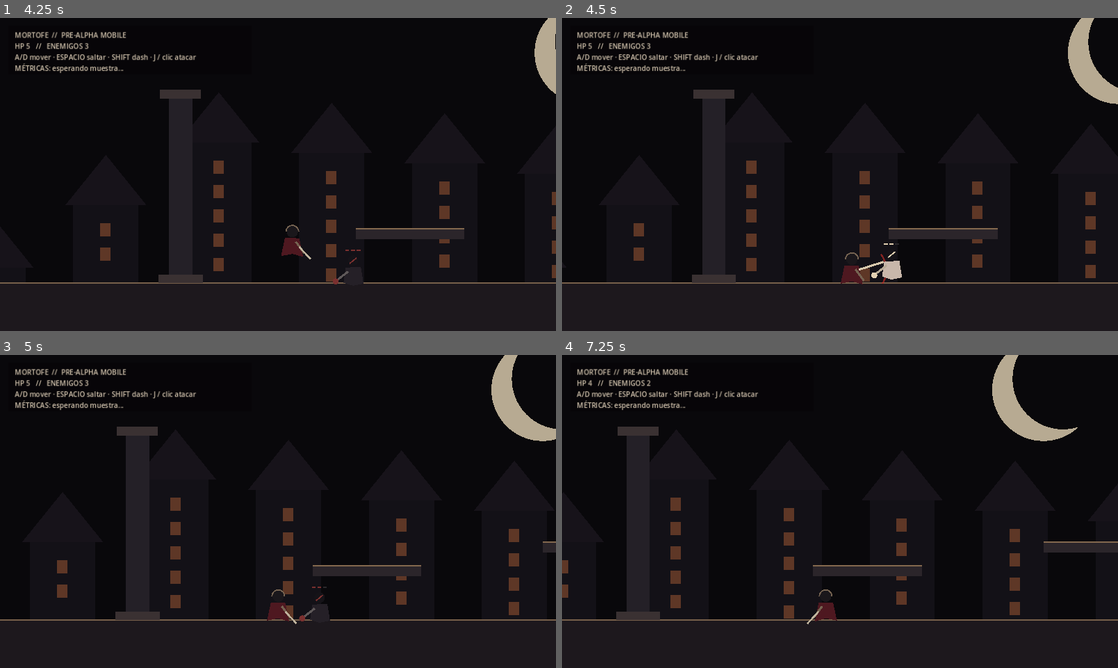
Above: before the commit, frames 1-4 (two rows, left to right).
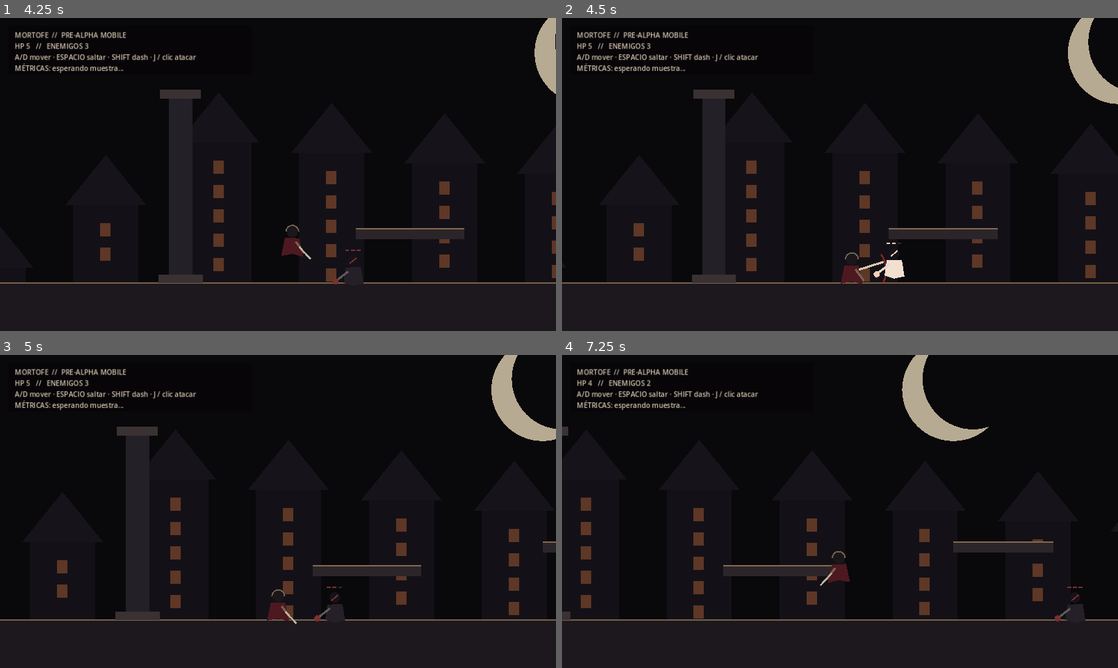
Above: after the commit, the same moments.

Repository: heliossamuelhernandezreyes/Godot-juegos-2d
Game: Godot game, scene res://main.tscn
Two runs of this game, one before a commit and one after it. Both use one fixed random seed, a clock stepped at 60 frames per second and the inputs below.
Inputs (mouse positions are in pixels of both pictures, inside the frame that each line leads up to):
- Up to frame 1 (4.25 s): tap Enter at 0.5 s; move the mouse to (400, 158) at 0.52 s; hold D (move_right) 0.53-1.25 s; tap J (attack) at 0.6, 2.3, 3.6 s; click (400, 158) at 0.67 s; tap Space (jump) at 0.77, 3.77 s; drag from (166, 190) to (294, 243) at 1.27 s; move the mouse to (333, 105) at 2.02 s; hold A (move_left) 2.03-2.75 s; tap Shift (dash) at 2.1 s; drag from (250, 237) to (439, 271) at 2.77 s; move the mouse to (444, 221) at 3.52 s; hold D (move_right) from 3.53 s (still down)
- Up to frame 2 (4.5 s): release D (move_right) at 4.25 s; drag from (673, 127) to (912, 271) at 4.27 s
- Up to frame 3 (5 s): no input
- Up to frame 4 (7.25 s): move the mouse to (867, 511) at 5.02 s; hold D (move_right) 5.03-5.75 s; tap Shift (dash) at 5.1 s; click (867, 511) at 5.17 s; tap J (attack) at 5.3, 6.6 s; drag from (756, 433) to (817, 608) at 5.77 s; move the mouse to (962, 495) at 6.52 s; hold A (move_left) from 6.53 s (still down); tap Space (jump) at 6.77 s

Frame 1 is identical in both runs. In frame 2, 0.3% of the frame differs, in the area x 55-62%, y 71-84%; in frame 3, 0.3%; in frame 4, 10%, in the area x 0-100%, y 0-86%.

Commit message:
feat(mortofe): improve enemy combat feedback

Diff:
--- a/Mortofe/scripts/enemy.gd
+++ b/Mortofe/scripts/enemy.gd
@@ -1,6 +1,7 @@
 extends CharacterBody2D
 
 signal died
+signal damaged(amount: int, remaining_health: int, world_position: Vector2)
 
 const Hitbox2D = preload("res://scripts/combat/hitbox_2d.gd")
 const Hurtbox2D = preload("res://scripts/combat/hurtbox_2d.gd")
@@ -15,6 +16,7 @@
 var attack_cooldown_left := 0.0
 var attack_window_left := 0.0
 var hurt_flash_left := 0.0
+var hit_stun_left := 0.0
 var facing := -1
 var gravity := float(ProjectSettings.get_setting("physics/2d/default_gravity", 980.0))
 var attack_hitbox: Area2D
@@ -32,10 +34,22 @@
 	attack_cooldown_left = maxf(0.0, attack_cooldown_left - delta)
 	attack_window_left = maxf(0.0, attack_window_left - delta)
 	hurt_flash_left = maxf(0.0, hurt_flash_left - delta)
+	hit_stun_left = maxf(0.0, hit_stun_left - delta)
 
 	if not is_on_floor():
 		velocity.y += gravity * delta
 
+	if hit_stun_left > 0.0:
+		velocity.x = move_toward(velocity.x, 0.0, 420.0 * delta)
+	else:
+		_update_ai(delta)
+
+	if is_instance_valid(attack_hitbox):
+		attack_hitbox.position.x = 36.0 * float(facing)
+	move_and_slide()
+	queue_redraw()
+
+func _update_ai(delta: float) -> void:
 	if is_instance_valid(target):
 		var dx := target.global_position.x - global_position.x
 		var distance := absf(dx)
@@ -51,11 +65,6 @@
 	else:
 		velocity.x = move_toward(velocity.x, 0.0, 700.0 * delta)
 
-	if is_instance_valid(attack_hitbox):
-		attack_hitbox.position.x = 36.0 * float(facing)
-	move_and_slide()
-	queue_redraw()
-
 func _try_attack(distance: float) -> void:
 	if distance > attack_distance or attack_cooldown_left > 0.0:
 		return
@@ -69,16 +78,25 @@
 	if is_instance_valid(attack_hitbox):
 		attack_hitbox.end_window()
 
-func take_damage(amount: int, source_position: Vector2) -> void:
-	health -= amount
-	hurt_flash_left = 0.12
+func take_damage(amount: int, source_position: Vector2) -> bool:
+	if amount <= 0 or health <= 0:
+		return false
+	health = maxi(0, health - amount)
+	hurt_flash_left = 0.18
+	hit_stun_left = 0.14
+	attack_window_left = 0.0
+	if is_instance_valid(attack_hitbox):
+		attack_hitbox.end_window()
 	var away := signf(global_position.x - source_position.x)
 	if away == 0.0:
 		away = float(facing)
-	velocity = Vector2(away * 250.0, -170.0)
+	velocity = Vector2(away * 285.0, -190.0)
+	damaged.emit(amount, health, global_position)
+	queue_redraw()
 	if health <= 0:
 		died.emit()
 		queue_free()
+	return true
 
 func _build_collision() -> void:
 	var collision := CollisionShape2D.new()
@@ -106,27 +124,19 @@
 func _draw() -> void:
 	var dir := float(facing)
 	var flash := hurt_flash_left > 0.0
-	var robe := Color("c8b7aa") if flash else Color("252027")
-	var accent := Color("e2d0b2") if flash else Color("7a302f")
-	var iron := Color("b7aa95") if flash else Color("5f5959")
-
-	# Placeholder: a fallen baroque guard/penitent silhouette.
+	var robe := Color("f1dfd0") if flash else Color("252027")
+	var accent := Color("ffccb0") if flash else Color("7a302f")
+	var iron := Color("e3d7c7") if flash else Color("5f5959")
 	draw_polygon(PackedVector2Array([
-		Vector2(-18.0 * dir, -12),
-		Vector2(-24.0 * dir, 26),
-		Vector2(0, 31),
-		Vector2(22.0 * dir, 24),
-		Vector2(17.0 * dir, -11)
+		Vector2(-18.0 * dir, -12), Vector2(-24.0 * dir, 26), Vector2(0, 31),
+		Vector2(22.0 * dir, 24), Vector2(17.0 * dir, -11)
 	]), PackedColorArray([robe]))
 	draw_circle(Vector2(0, -27), 12.0, Color("151318"))
 	draw_line(Vector2(-8.0 * dir, -33), Vector2(8.0 * dir, -20), accent, 3.0)
 	draw_line(Vector2(11.0 * dir, -2), Vector2(38.0 * dir, 19), iron, 5.0)
 	draw_circle(Vector2(40.0 * dir, 21), 7.0, accent)
-
 	if attack_window_left > 0.0:
 		draw_arc(Vector2(16.0 * dir, 2), 48.0, -0.5 if facing > 0 else PI - 0.5, 0.45 if facing > 0 else PI + 0.45, 14, Color(0.72, 0.15, 0.13, 0.58), 4.0)
-
-	# Tiny health marks are intentionally debug-like for the first slice.
 	for i in range(max_health):
 		var c := accent if i < health else Color("2b292c")
 		draw_rect(Rect2(-18 + i * 13, -52, 9, 3), c, true)
